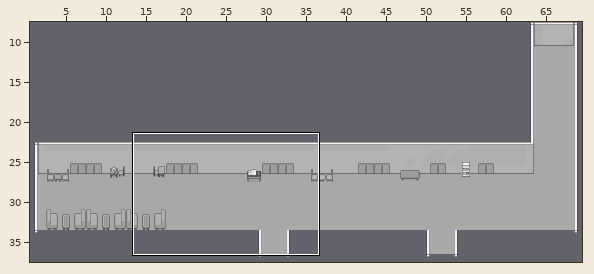
Two states of a Tiled map, map/CouloirA22.tmx. Above: a wide view before the commit, with the close-up outlined.
Close-up. First the earlier version:
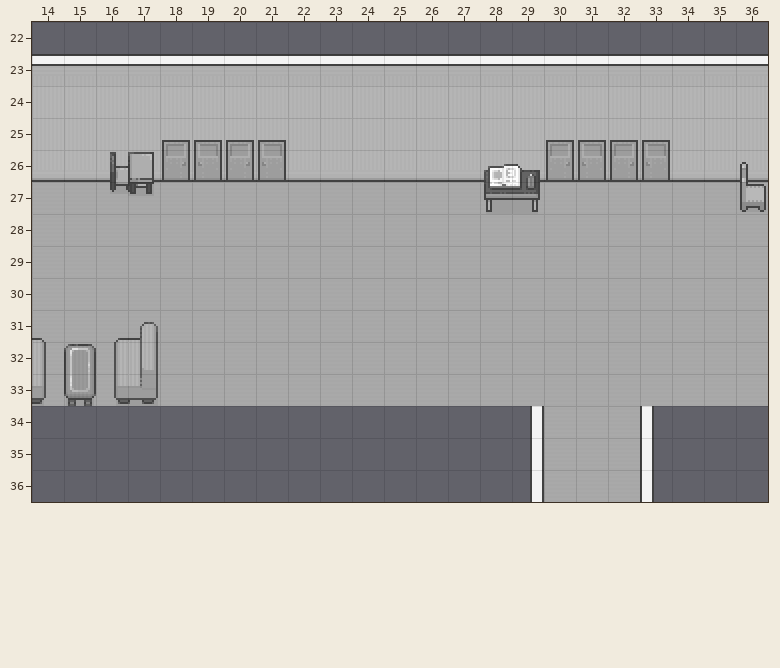
Cells are 32x32 px. Shown: x 14..36, y 22..36. The commit also changed other parts of the map, which this record leaves out.
Now the later version:
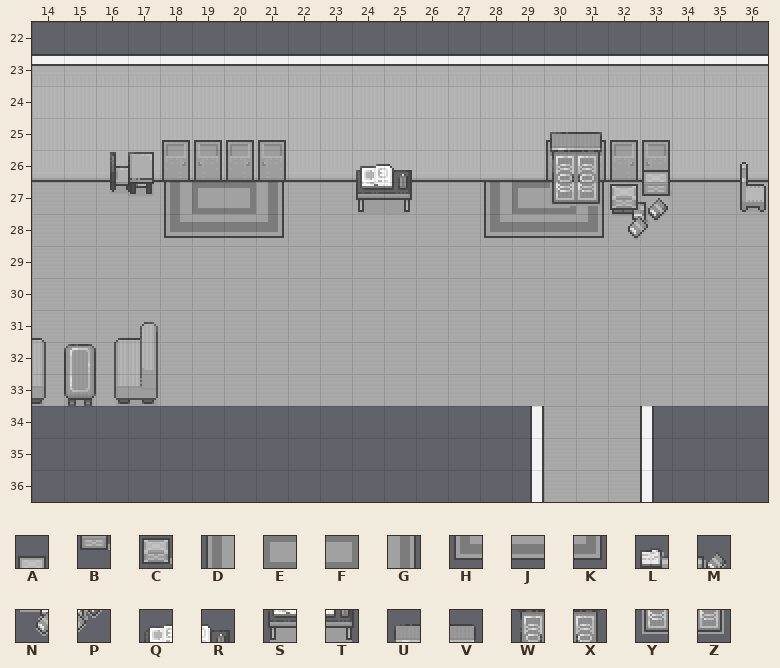
Key: from "Interiors_free": A 171, B 187, C 188, D 263, E 264, F 265, G 266, H 279, J 280, K 282, L 461, M 462, N 477, P 478, Q 581, R 582, S 597, T 598, U 720, V 721, W 736, X 737, Y 752, Z 753.
_ is an empty cell.
Tiles replaced or removed in this view: Q, R, S, T.
Change:
Changed rows in their new state; . is an unchanged cell.
Layer "SurSol":
first column x 18:
27 DEFG......DEFGLM
28 HJJK......HJJKNP
Layer "Meuble":
first column x 24:
26 QR..__....
27 ST..__..CB
Layer "Meuble2":
first column x 30:
25 UV..
26 WX.A
27 YZ..
Changed places in both close-ups, as pixel boxes (x1, y1, x2, y2):
changed: (484, 132, 672, 240)
added: (356, 164, 412, 214)
added: (164, 182, 284, 238)
